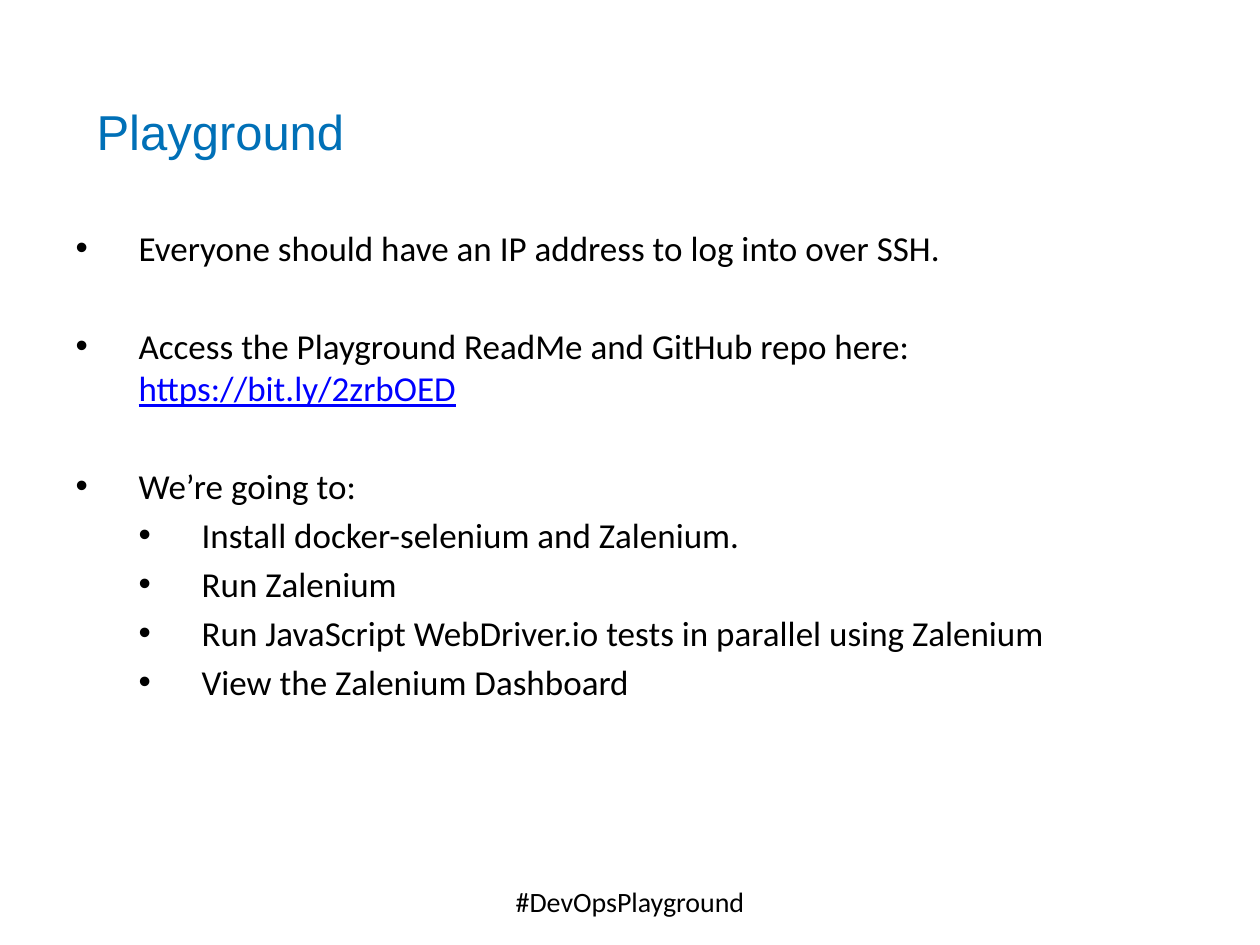
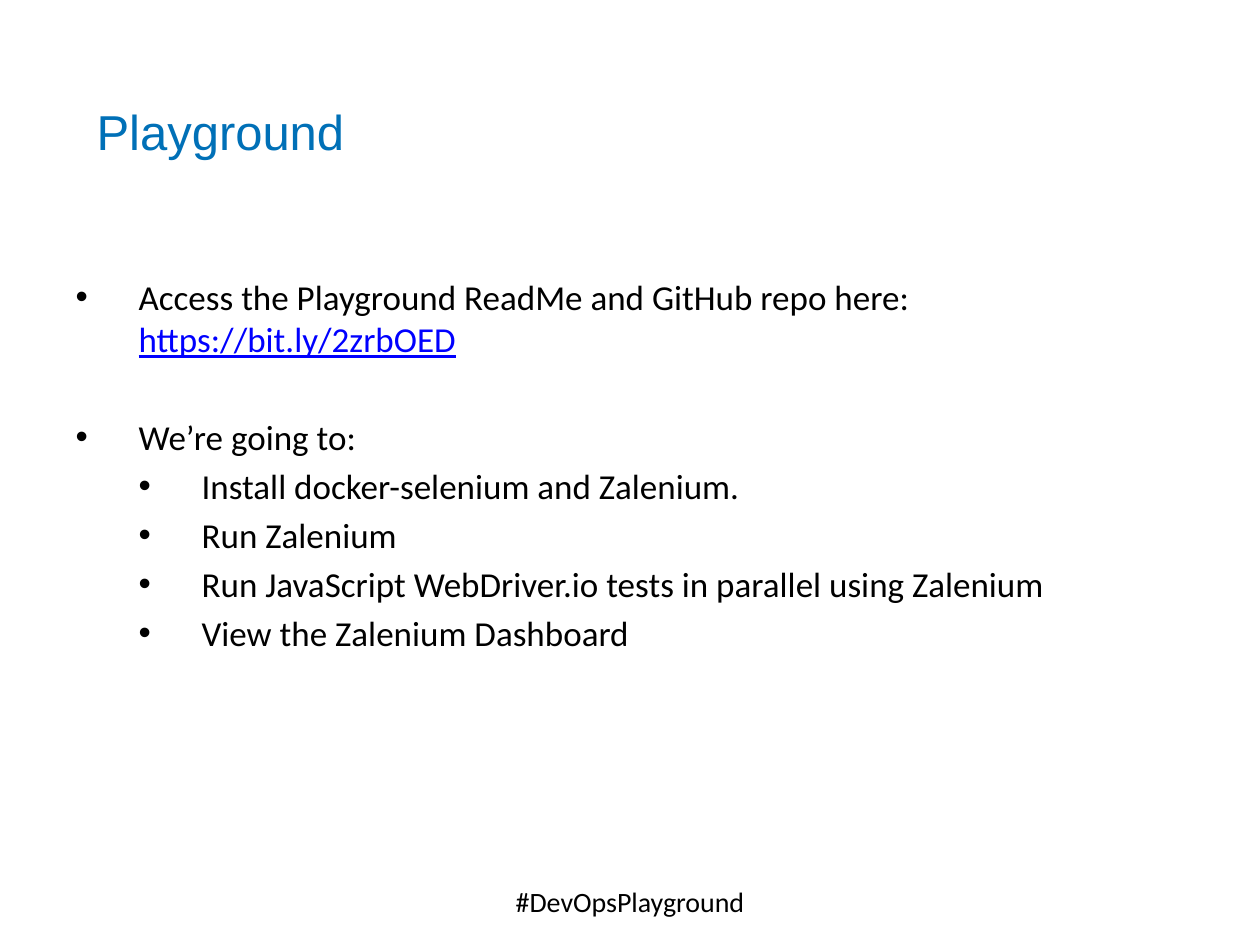
Before and after one commit to DevOpsPlayground/Hands-on-with-Continuous-Testing-using-Jenkins-and-Zalenium, a slide deck: slide 10 of ZaleniumJenkins.pptx (slide 13 before the commit). Drawn at 1260x945 pixels with LibreOffice and Linux fonts; fonts in the diff are those of the drawing; background and template pictures are left out. Boxes give left, top, right and bottom in pixels: in the first picture for what was removed or moved away, otherwise in the second. Text is boxed around its words. In the diff, an @@ line names an element or a change of style, - is before the commit and + after.

```diff
--- a/ZaleniumJenkins.pptx
+++ b/ZaleniumJenkins.pptx
@@ text at [139, 236, 940, 267]: paragraph removed @@
-• Everyone should have an IP address to log into over SSH.
```
Also in this commit, not shown: 3 other slides changed, 4 slides added, 8 slides removed, 2 other files.
